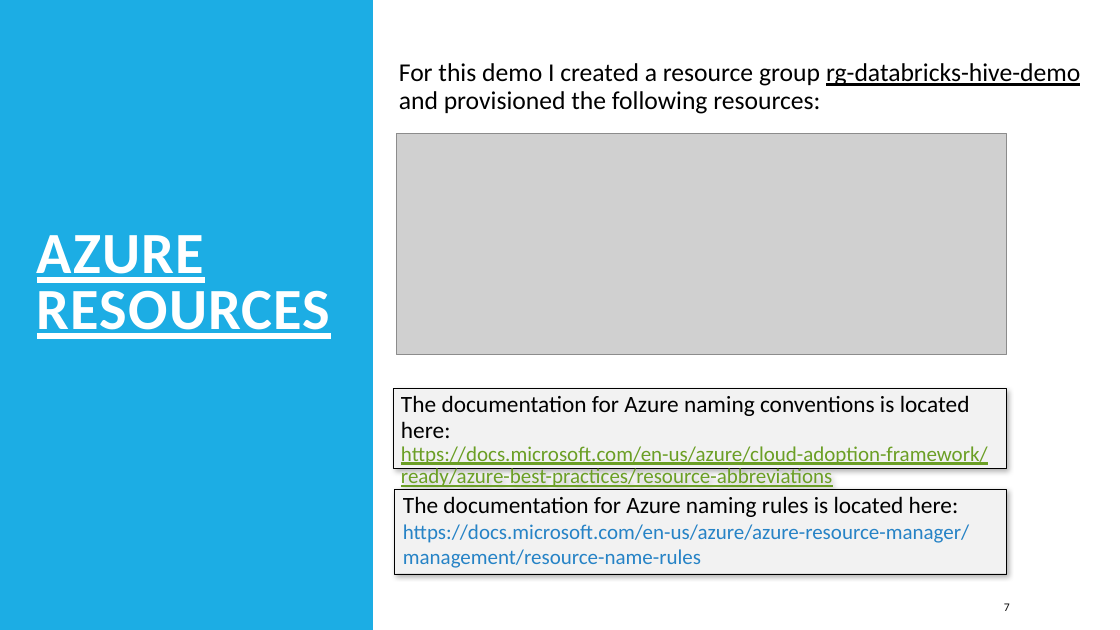
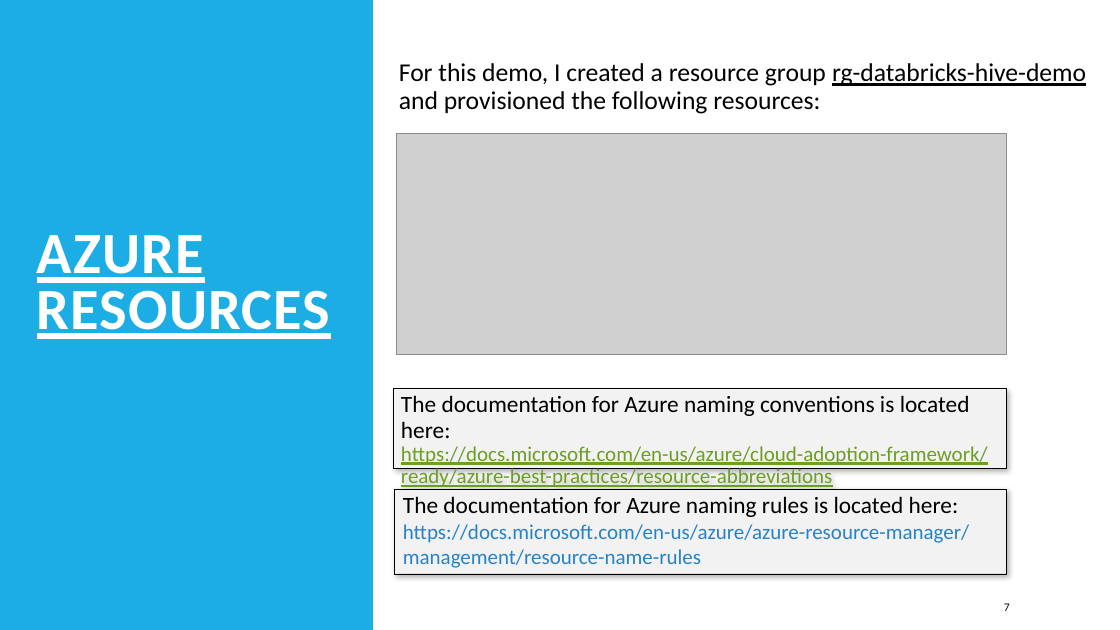
Before and after one commit to smpetersgithub/AdvancedSQLPuzzles, a slide deck: slide 7 of Suppliers and Parts Hive Demo/Azure Databricks Spark Hive Demo Powerpoint.pptx. Drawn at 1120x630 pixels with LibreOffice and Linux fonts; fonts in the diff are those of the drawing; grey boxes stand for pictures. Boxes give left, top, right and bottom in pixels: in the first picture for what was removed or moved away, otherwise in the second. Text is boxed around its words. In the diff, an @@ line names an element or a change of style, - is before the commit and + after.

```diff
--- a/Suppliers and Parts Hive Demo/Azure Databricks Spark Hive Demo Powerpoint.pptx
+++ b/Suppliers and Parts Hive Demo/Azure Databricks Spark Hive Demo Powerpoint.pptx
@@ text at (x1=399, y1=63, x2=1086, y2=114): text changed @@
-For this demo I created a resource group rg-databricks-hive-demo and provisioned the following resources:
+For this demo, I created a resource group rg-databricks-hive-demo and provisioned the following resources:
```
Also in this commit, not shown: 3 other slides changed.
